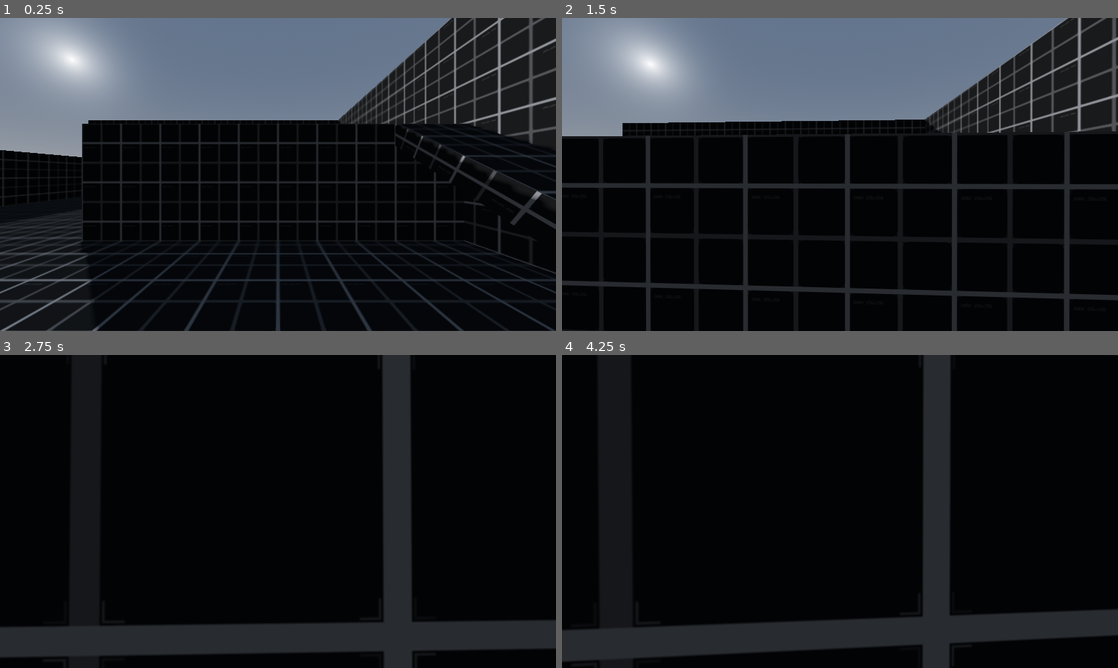
Above: before the commit, frames 1-4 (two rows, left to right).
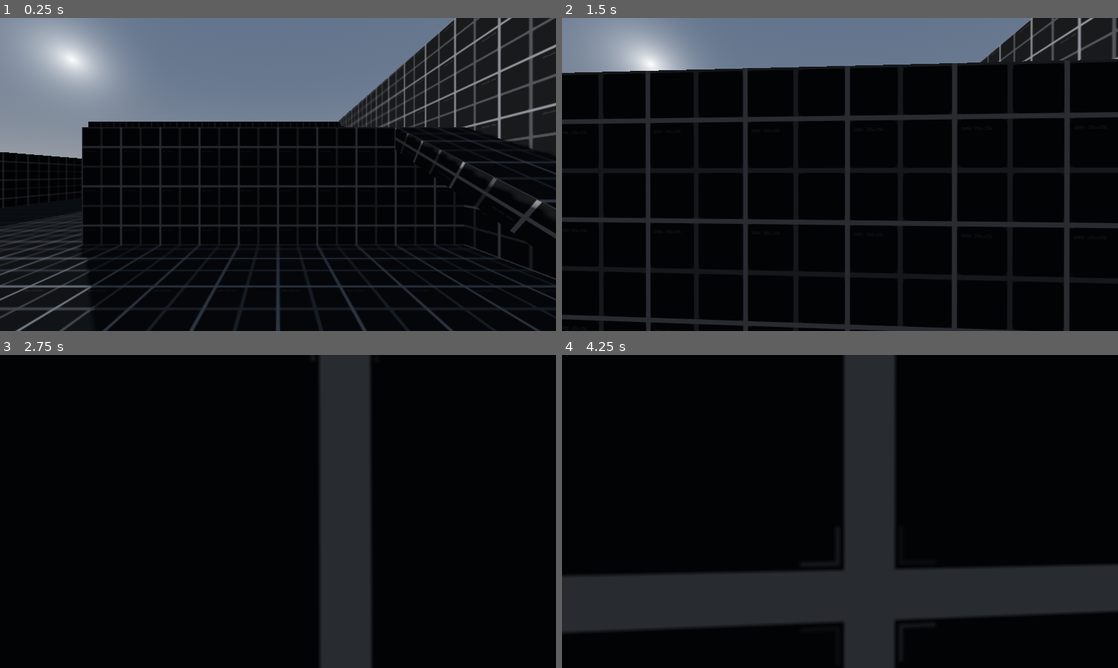
Above: after the commit, the same moments.

Repository: rbarongr/GodotFirstPersonController
Game: Godot game, scene res://Sandbox.tscn
The game is run twice, just before and just after one commit, with the same random seed, the same clock (stepped at 60 frames per second) and the same inputs.
Inputs (mouse positions are in pixels of both pictures, inside the frame that each line leads up to):
- Up to frame 1 (0.25 s): no input
- Up to frame 2 (1.5 s): tap Enter at 0.5 s; move the mouse to (867, 174) at 0.52 s; hold Ctrl (move_crouch) 0.53-1.28 s; hold W (move_forward) from 0.53 s (still down); tap Space (jump) at 0.77 s; move the mouse to (812, 174) at 1.27 s; tap Ctrl (move_crouch) at 1.35 s
- Up to frame 3 (2.75 s): keep holding W (move_forward); tap Space (jump) at 1.52 s; move the mouse to (289, 505) at 2.02 s; hold Shift (move_walk) from 2.03 s (still down); tap Ctrl (move_crouch) at 2.3 s
- Up to frame 4 (4.25 s): keep holding W (move_forward); tap Space (jump) at 2.75, 3.02, 3.77 s; move the mouse to (834, 517) at 2.77 s; release Shift (move_walk) at 2.78 s; tap Ctrl (move_crouch) at 2.85 s; move the mouse to (878, 514) at 3.52 s; hold Ctrl (move_crouch) from 3.53 s (still down)

The runs differ from the first frame. In frame 1, 12% of the frame differs, in the area x 0-100%, y 0-100%; in frame 2, 22%; in frame 3, 21%; in frame 4, 32%.

Commit message:
implemented player crouching

Diff:
--- a/Player/player.gd
+++ b/Player/player.gd
@@ -1,12 +1,15 @@
 class_name Player extends CharacterBody3D
 
 @export_category("Player")
+@export_range(1, 2, 1) var player_height_default: float = 2 # m
+@export_range(0.5, 2, 1) var player_height_crouching: float = .5 # m
+
 @export_range(1, 35, 1) var speed_run: float = 10 # m/s
 @export_range(1, 35, 1) var speed_walk: float = 5 # m/s
 # how fast the player walks while crouching
 @export_range(1, 35, 1) var speed_crouched: float = 2
 # how fast the player goes into crouch position
-@export_range(1, 35, 1) var speed_crouching: float = 20
+@export_range(1, 35, 1) var speed_crouching: float = 10
 
 @export_range(0, 10, 1) var height_default: float = 1.5
 @export_range(0, 10, 1) var height_crouched: float = 0.5
@@ -26,6 +29,8 @@
 var jumping_secondary: bool = false
 var jump_hold: bool = false
 
+var crouching: bool = false
+
 var mouse_captured: bool = false
 
 var gravity: float = ProjectSettings.get_setting("physics/3d/default_gravity")
@@ -37,6 +42,7 @@
 var grav_vel: Vector3 # Gravity velocity
 var jump_vel: Vector3 # Jumping velocity
 
+@onready var player_capsule: CollisionShape3D = $CShape
 @onready var camera: Camera3D = $Camera
 
 func _ready() -> void:
@@ -47,8 +53,12 @@
 
 	if Input.is_action_pressed("move_walk"): speed = speed_walk
 	if Input.is_action_just_released("move_walk"): speed = speed_run
-	if Input.is_action_pressed("move_crouch"): speed = speed_crouched
-	if Input.is_action_just_released("move_crouch"): speed = speed_run
+	if Input.is_action_pressed("move_crouch"):
+		speed = speed_crouched
+		crouching = true
+	if Input.is_action_just_released("move_crouch"):
+		speed = speed_run
+		crouching = false
 
 	if Input.is_action_just_pressed("jump"):
 		jumping = true
@@ -107,3 +117,10 @@
 		jump_vel = Vector3.ZERO if is_on_floor() else jump_vel.move_toward(Vector3.ZERO, gravity * delta)
 
 	return jump_vel
+
+func _process(delta: float):
+	if crouching:
+		player_capsule.shape.height -= speed_crouching * delta
+	else:
+		player_capsule.shape.height += speed_crouching * delta
+	player_capsule.shape.height = clamp(player_capsule.shape.height, player_height_crouching, player_height_default)
Not shown: 1 places in Player/player.tscn that only renumber resources
Not shown: 3 places in Sandbox.tscn that only renumber resources
